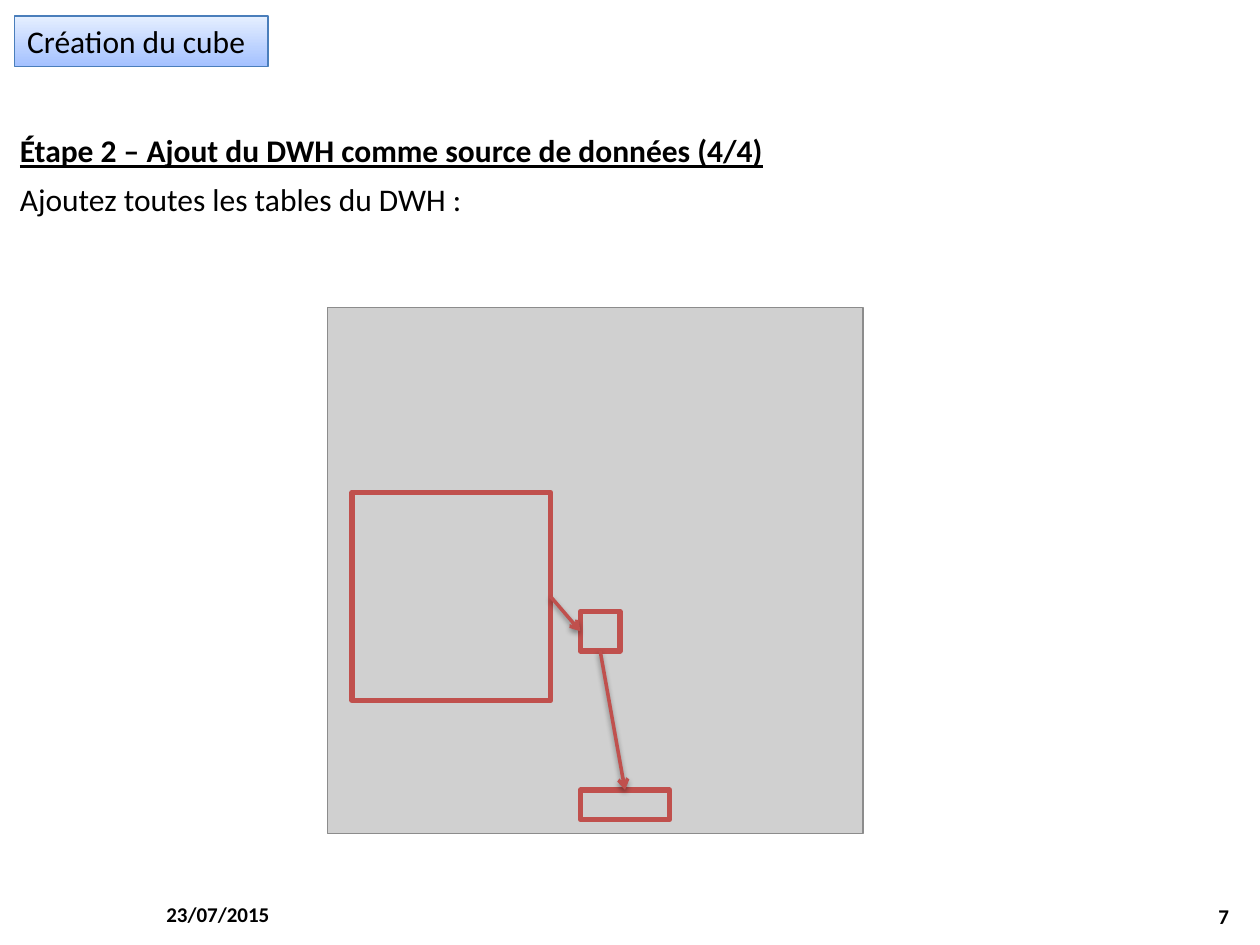
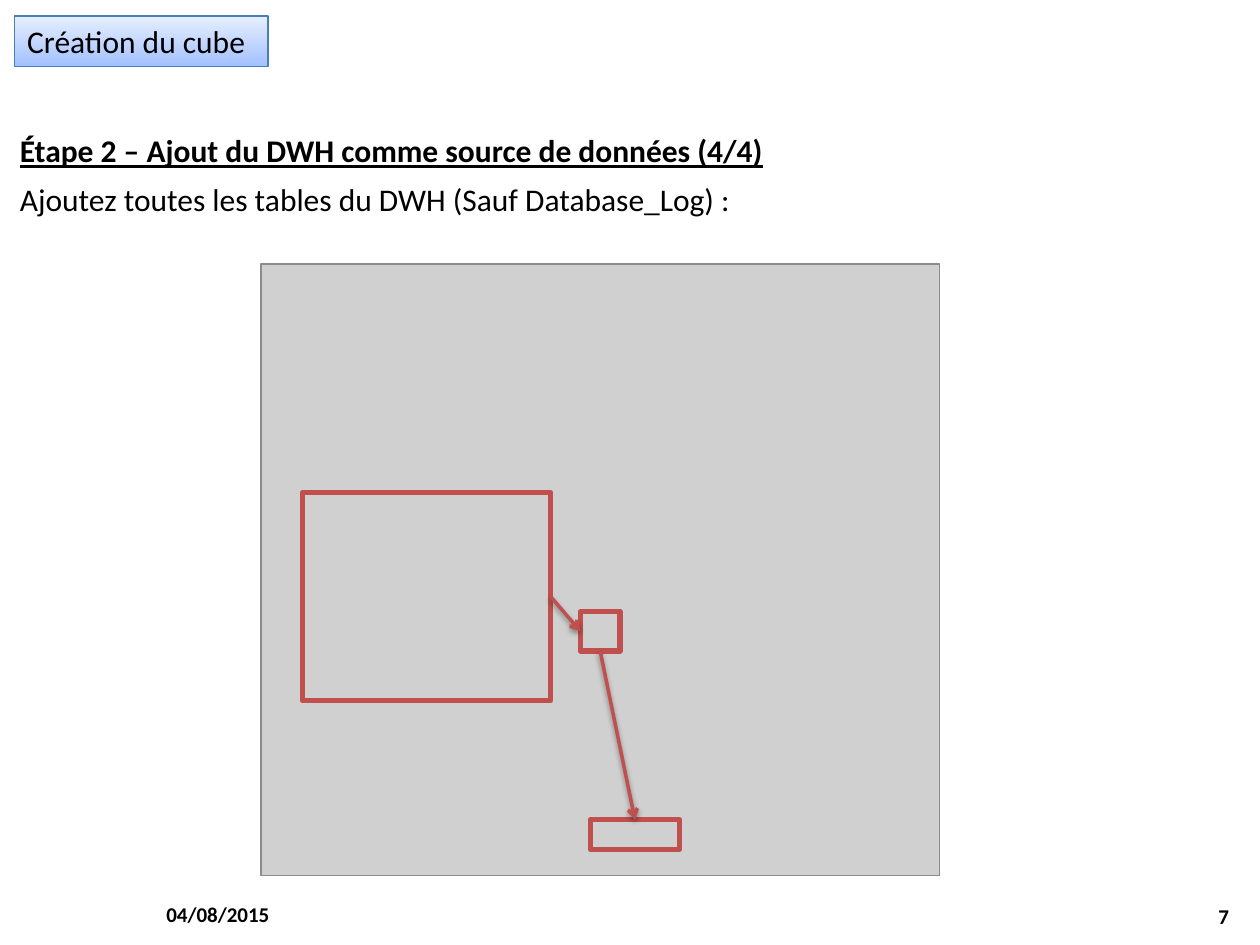
Before and after one commit to M2SIID-ODE/Projet_ODE, a slide deck: slide 7 of Documentation/3 - Documentation technique/Creation_CubeOLAP.pptx. Drawn at 1260x945 pixels with LibreOffice and Linux fonts; fonts in the diff are those of the drawing; grey boxes stand for pictures; background and template pictures are left out. Boxes give left, top, right and bottom in pixels: in the first picture for what was removed or moved away, otherwise in the second. Text is boxed around its words. In the diff, an @@ line names an element or a change of style, - is before the commit and + after.

```diff
--- a/Documentation/3 - Documentation technique/Creation_CubeOLAP.pptx
+++ b/Documentation/3 - Documentation technique/Creation_CubeOLAP.pptx
@@ text in free at box(20, 188, 714, 217): text changed @@
-Ajoutez toutes les tables du DWH :
+Ajoutez toutes les tables du DWH (Sauf Database_Log) :
@@ picture: place and size @@
-picture at box(328, 307, 863, 833)
+picture at box(261, 265, 940, 876)
@@ rectangle: place and size @@
-rectangle at box(353, 493, 551, 701)
+rectangle at box(302, 493, 551, 701)
@@ arrow moved from (600, 651) - (625, 790) to (600, 651) - (635, 820) @@
@@ rectangle: place and size @@
-rectangle at box(581, 790, 670, 820)
+rectangle at box(591, 820, 680, 850)
@@ text at box(166, 907, 269, 923): text changed @@
-23/07/2015
+04/08/2015
```
Also in this commit, not shown: 11 other slides changed, 31 other files.
